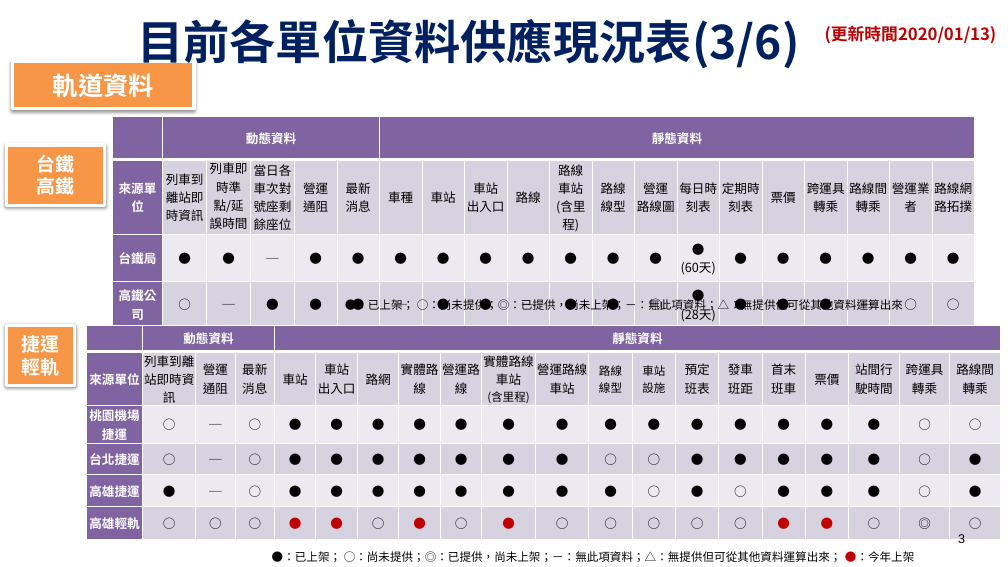
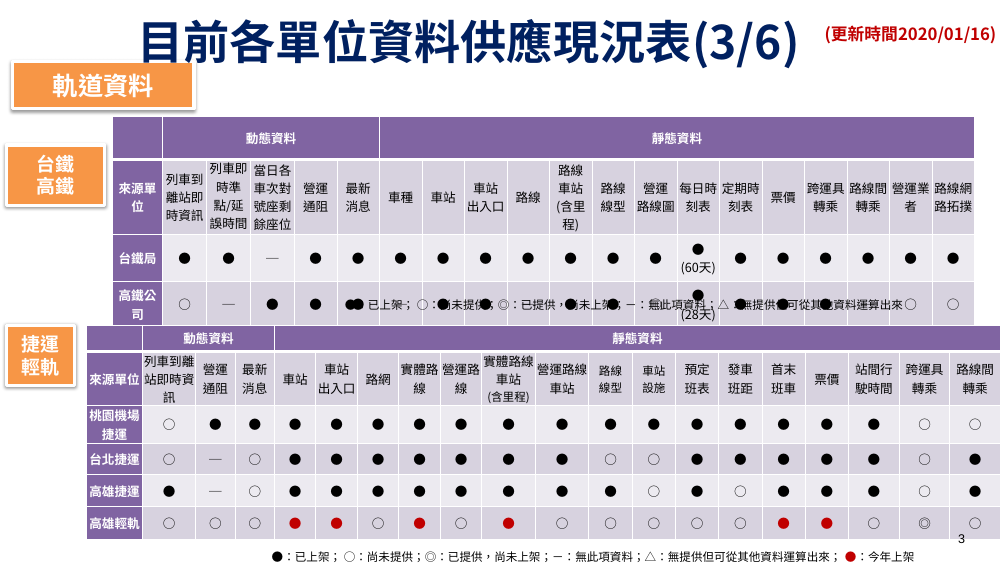
Before and after one commit to ptxmotc/data-provide-status, a slide deck: slide 3 of 各單位資料供應現況表.pptx. Drawn at 1008x567 pixels with LibreOffice and Linux fonts; fonts in the diff are those of the drawing; background and template pictures are left out. Boxes give left, top, right and bottom in pixels: in the first picture for what was removed or moved away, otherwise in the second. Text is boxed around its words. In the diff, an @@ line names an element or a change of style, - is before the commit and + after.

Commit message:
Add files via upload
捷運更新

```diff
--- a/各單位資料供應現況表.pptx
+++ b/各單位資料供應現況表.pptx
@@ text at bbox=[825, 25, 997, 44]: text changed @@
-(更新時間2020/01/13)
+(更新時間2020/01/16)
@@ table at bbox=[86, 325, 1000, 539] @@
-row 3, column 3: ─
+row 3, column 3: ●
-row 3, column 4: ○
+row 3, column 4: ●
```
Also in this commit, not shown: 5 other slides changed, 1 other file.
